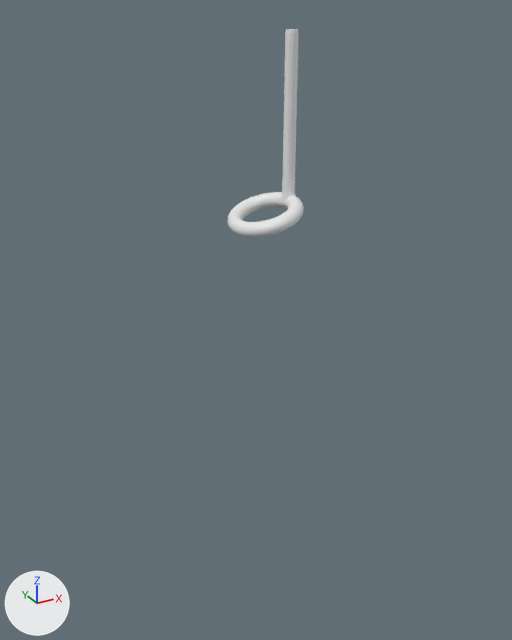
Before and after pictures for a commit that changed the Blender file Models/HotAirBalloon/Sandbag.blend.
One viewpoint serves both versions: a 50 mm lens placed at (-1.81, -3.35, 3.48), pointed at (0.04, 0.01, 1.8). Lighting does not change. The marker at lower left points along +X, +Y and +Z.
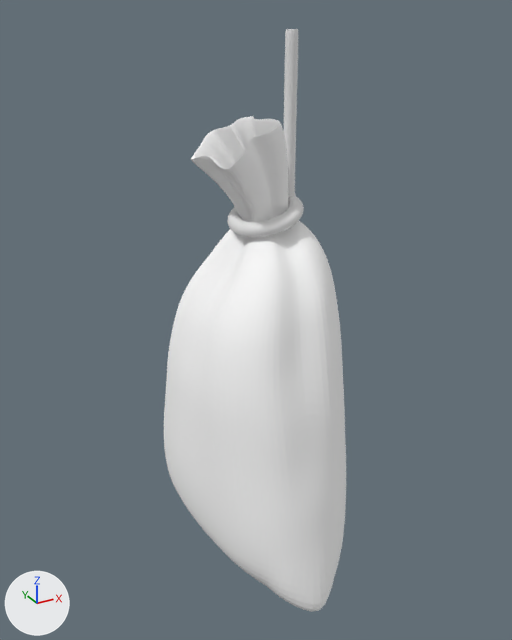
The change, as JSON lines over the scene's bpy script:
```json
{"op": "remove", "block": "ob_sphere_001", "code": "ob_sphere_001.hide_viewport = True"}
```

Boxes (x1, y1, x2, y2) around the edits, measured in the pictures (512 x 640 px):
```json
{"object": "Sphere.001", "change": "shown", "after": [164, 116, 346, 612]}
```
